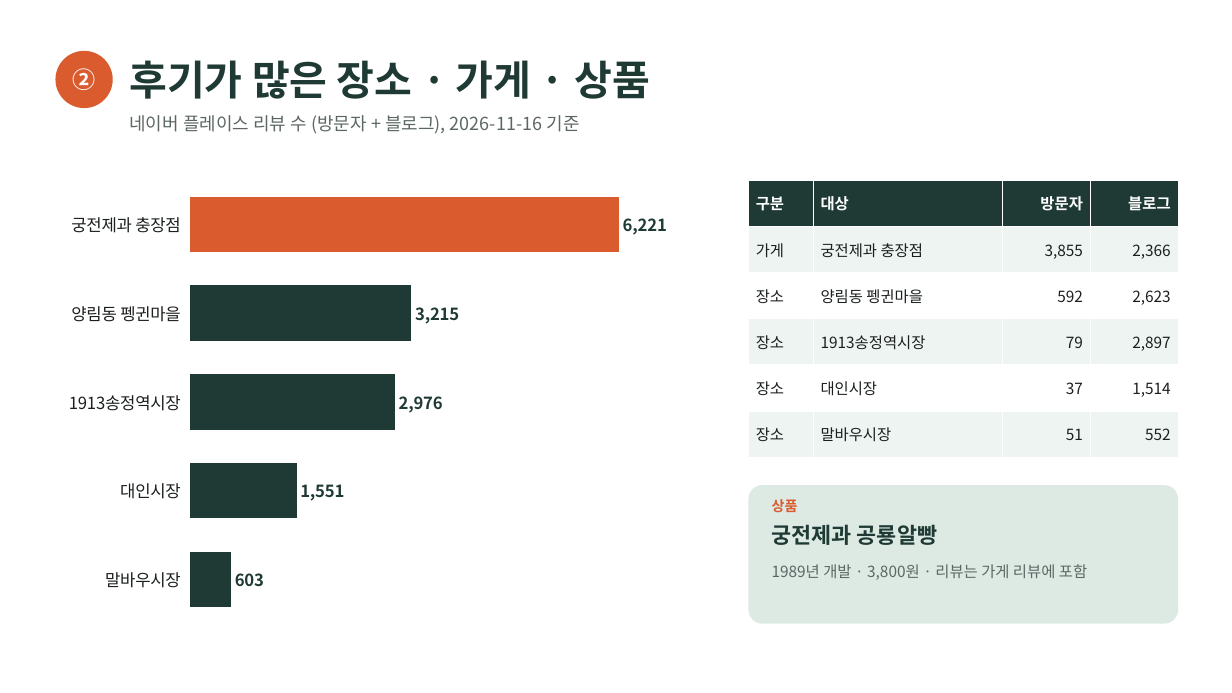
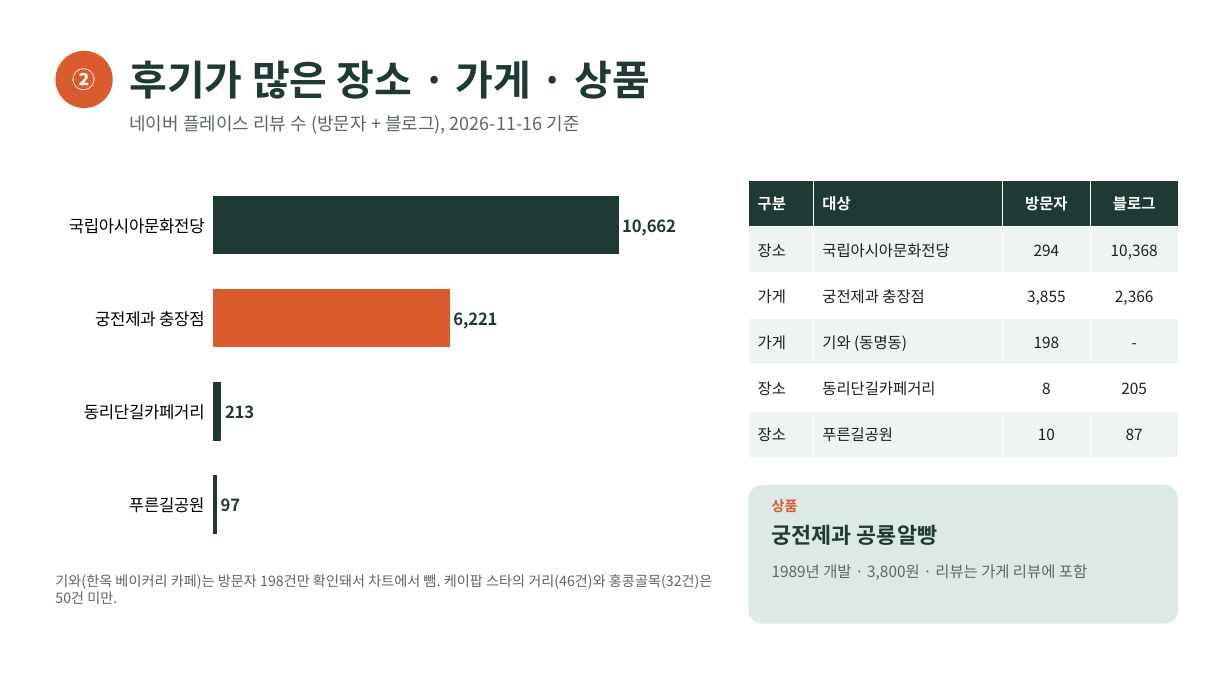
Before and after one commit to jmniik/jiminstorage, a slide deck: slide 5 of topic-idea/topic-idea.pptx (slide 4 before the commit). Drawn at 1232x693 pixels with LibreOffice and Linux fonts; fonts in the diff are those of the drawing. Boxes give left, top, right and bottom in pixels: in the first picture for what was removed or moved away, otherwise in the second. Text is boxed around its words. In the diff, an @@ line names an element or a change of style, - is before the commit and + after.

```diff
--- a/topic-idea/topic-idea.pptx
+++ b/topic-idea/topic-idea.pptx
@@ bar chart at bbox=[55, 171, 721, 559] @@
-categories: 말바우시장, 대인시장, 1913송정역시장, 양림동 펭귄마을, 궁전제과 충장점
+categories: 푸른길공원, 동리단길카페거리, 궁전제과 충장점, 국립아시아문화전당
-Series 1: 603, 1551, 2976, 3215, 6221
+Series 1: 97, 213, 6221, 10662
@@ value axis changed @@
@@ lettering changed @@
@@ bar chart: place and size @@
-bar chart at bbox=[55, 171, 721, 633]
+bar chart at bbox=[55, 171, 721, 559]
@@ table at bbox=[749, 180, 1178, 457] @@
+row 2: 장소 | 국립아시아문화전당 | 294 | 10,368
-row 3: 장소 | 양림동 펭귄마을 | 592 | 2,623
-row 4: 장소 | 1913송정역시장 | 79 | 2,897
-row 5: 장소 | 대인시장 | 37 | 1,514
-row 6: 장소 | 말바우시장 | 51 | 552
+row 4: 가게 | 기와 (동명동) | 198 | -
+row 5: 장소 | 동리단길카페거리 | 8 | 205
+row 6: 장소 | 푸른길공원 | 10 | 87
@@ alignment right to centre @@
@@ text added at bbox=[55, 574, 713, 604], 11 pt, text #5C6763 @@
+기와(한옥 베이커리 카페)는 방문자 198건만 확인돼서 차트에서 뺌. 케이팝 스타의 거리(46건)와 홍콩골목(32건)은 50건 미만.
```
Also in this commit, not shown: 4 other slides changed, 3 slides added, 2 slides removed.
